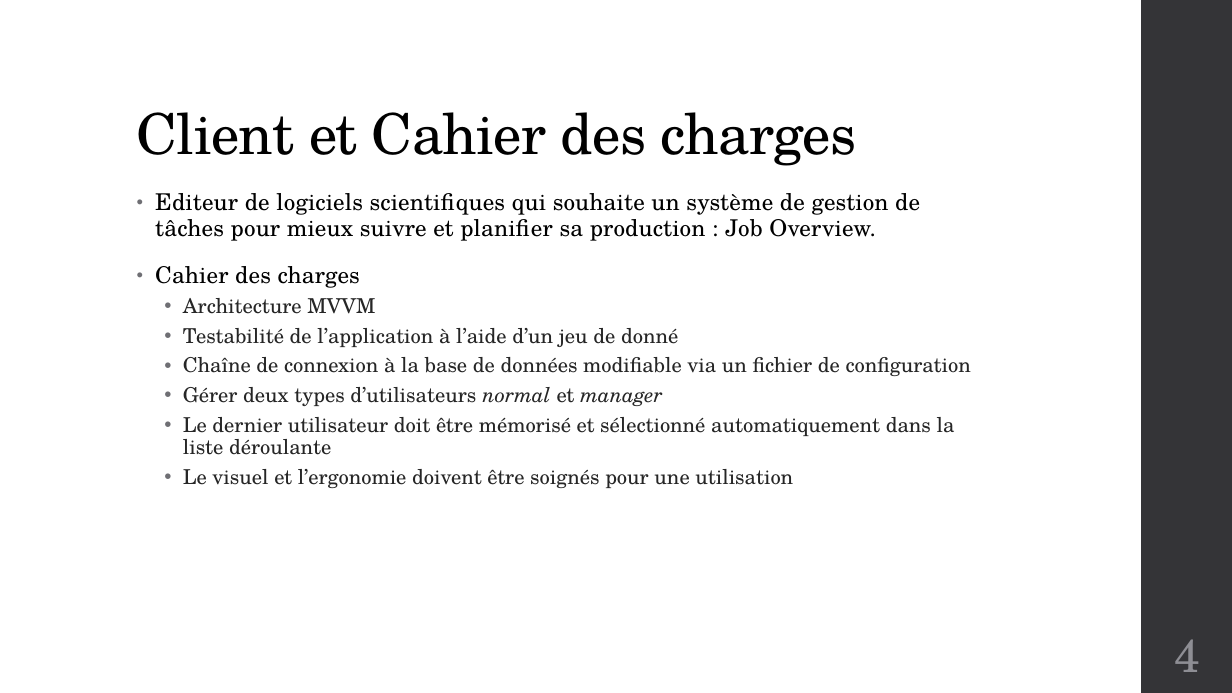
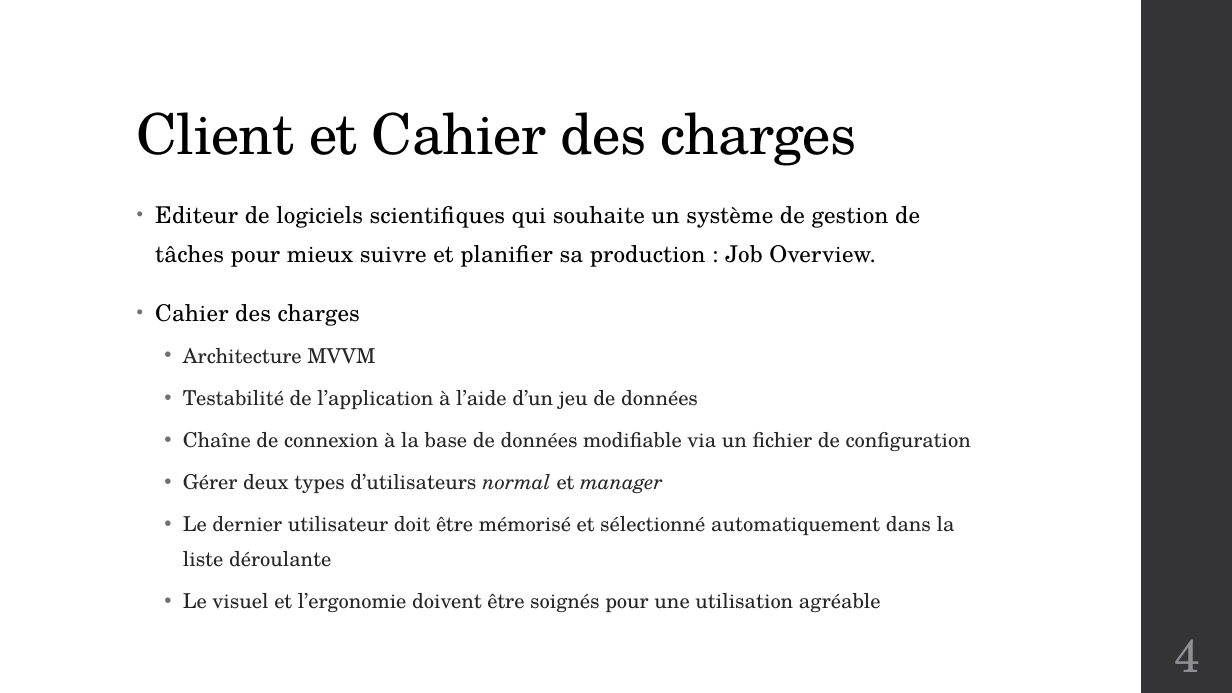
Before and after one commit to fwillemain/ProjetWPF, a slide deck: slide 4 of Livrables/Job Overview.pptx. Drawn at 1232x693 pixels with LibreOffice and Linux fonts; fonts in the diff are those of the drawing. Boxes give left, top, right and bottom in pixels: in the first picture for what was removed or moved away, otherwise in the second. Text is boxed around its words. In the diff, an @@ line names an element or a change of style, - is before the commit and + after.

Commit message:
presentation

```diff
--- a/Livrables/Job Overview.pptx
+++ b/Livrables/Job Overview.pptx
@@ text at (155, 206, 971, 567): line spacing 0.95 to 1.4; line spacing 0.9 to 1.4 @@
@@ text at (183, 390, 698, 409): text changed @@
-  • Testabilité de l’application à l’aide d’un jeu de donné
+  • Testabilité de l’application à l’aide d’un jeu de données
@@ text at (183, 593, 881, 612): text changed @@
-  • Le visuel et l’ergonomie doivent être soignés pour une utilisation
+  • Le visuel et l’ergonomie doivent être soignés pour une utilisation agréable
```
Also in this commit, not shown: 6 other slides changed, 6 slides added, 3 slides removed, 6 other files.
